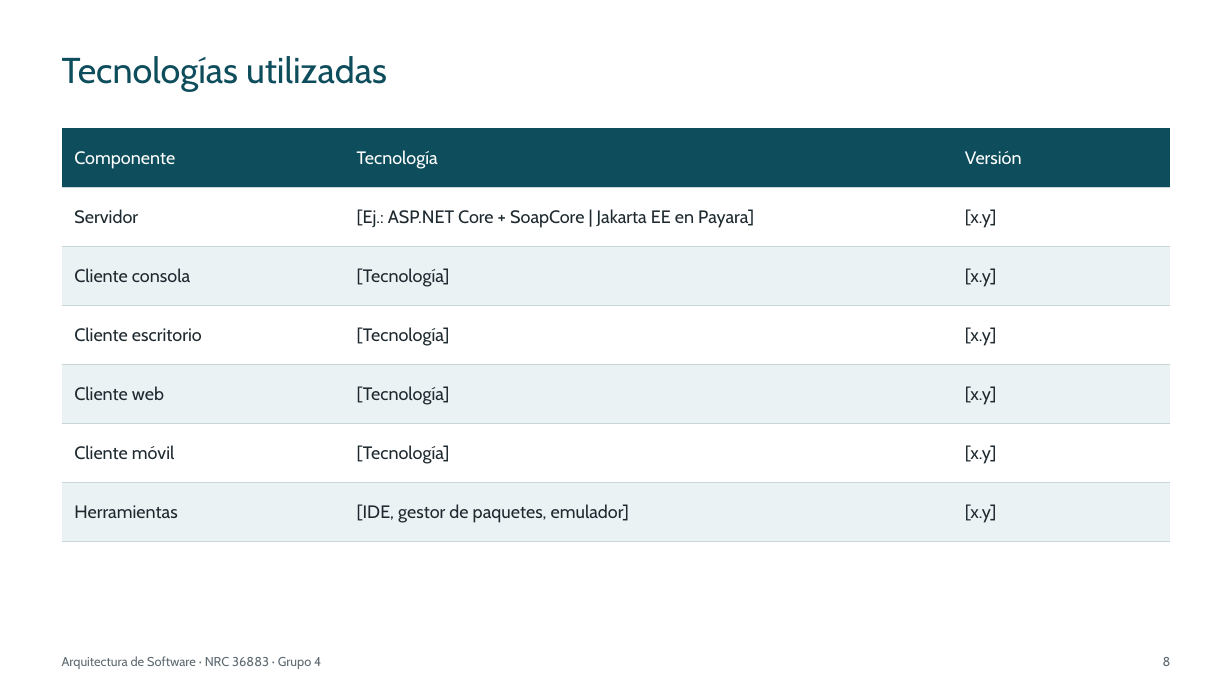
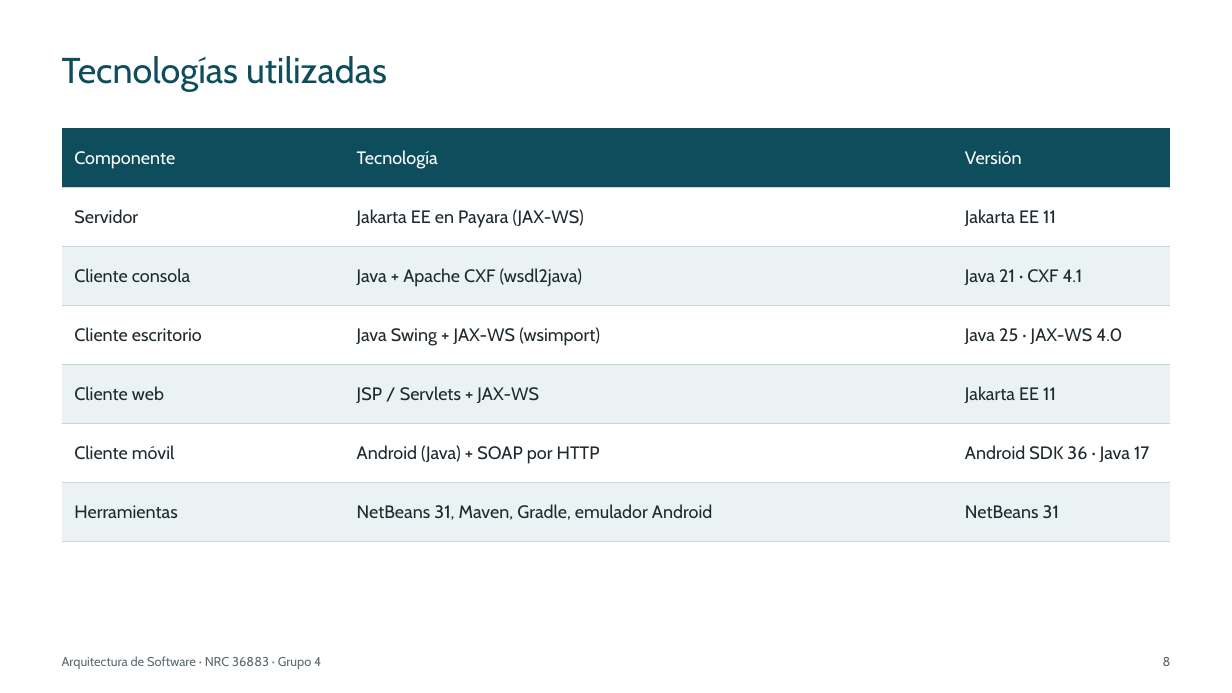
Before and after one commit to IMarcusDev/TI.1.1.-PAO202651_SOAP_JAVA_SINBDD_NRC_36883_GR04, a slide deck: slide 8 of 05. DOCUMENTACION/PRESENTACION TI.1.1. SOAP sin BDD en JAVA GR4.pptx. Drawn at 1232x693 pixels with LibreOffice and Linux fonts; fonts in the diff are those of the drawing. Boxes give left, top, right and bottom in pixels: in the first picture for what was removed or moved away, otherwise in the second. Text is boxed around its words. In the diff, an @@ line names an element or a change of style, - is before the commit and + after.

```diff
--- a/05. DOCUMENTACION/PRESENTACION TI.1.1. SOAP sin BDD en JAVA GR4.pptx
+++ b/05. DOCUMENTACION/PRESENTACION TI.1.1. SOAP sin BDD en JAVA GR4.pptx
@@ table at (x1=62, y1=128, x2=1171, y2=542) @@
-row 2, column 2: [Ej.: ASP.NET Core + SoapCore | Jakarta EE en Payara]
+row 2, column 2: Jakarta EE en Payara (JAX-WS)
-row 2, column 3: [x.y]
+row 2, column 3: Jakarta EE 11
-row 3, column 2: [Tecnología]
+row 3, column 2: Java + Apache CXF (wsdl2java)
-row 3, column 3: [x.y]
+row 3, column 3: Java 21 · CXF 4.1
-row 4, column 2: [Tecnología]
+row 4, column 2: Java Swing + JAX-WS (wsimport)
-row 4, column 3: [x.y]
+row 4, column 3: Java 25 · JAX-WS 4.0
-row 5, column 2: [Tecnología]
+row 5, column 2: JSP / Servlets + JAX-WS
-row 5, column 3: [x.y]
+row 5, column 3: Jakarta EE 11
-row 6, column 2: [Tecnología]
+row 6, column 2: Android (Java) + SOAP por HTTP
-row 6, column 3: [x.y]
+row 6, column 3: Android SDK 36 · Java 17
-row 7, column 2: [IDE, gestor de paquetes, emulador]
+row 7, column 2: NetBeans 31, Maven, Gradle, emulador Android
-row 7, column 3: [x.y]
+row 7, column 3: NetBeans 31
```
Also in this commit, not shown: 27 other slides changed.
